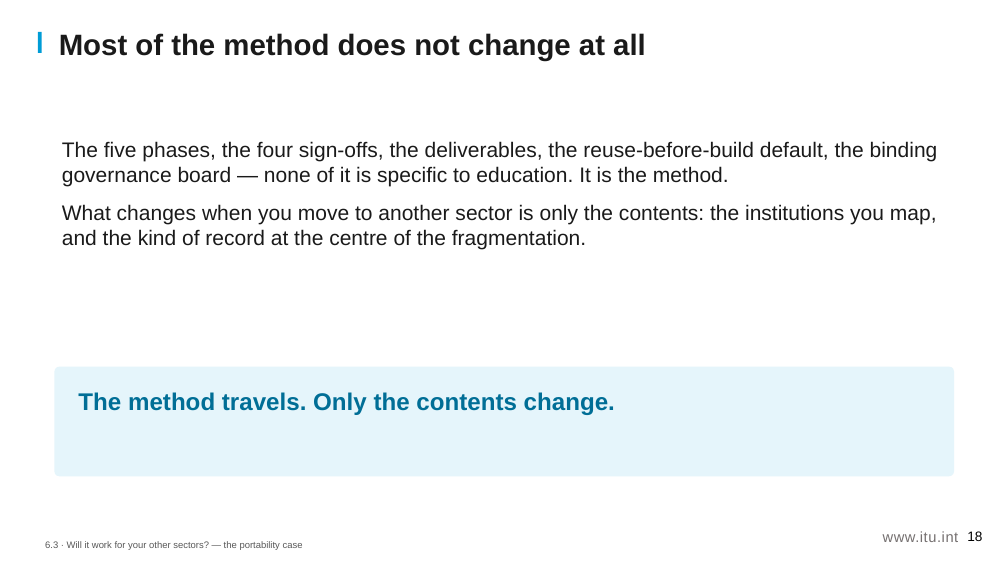
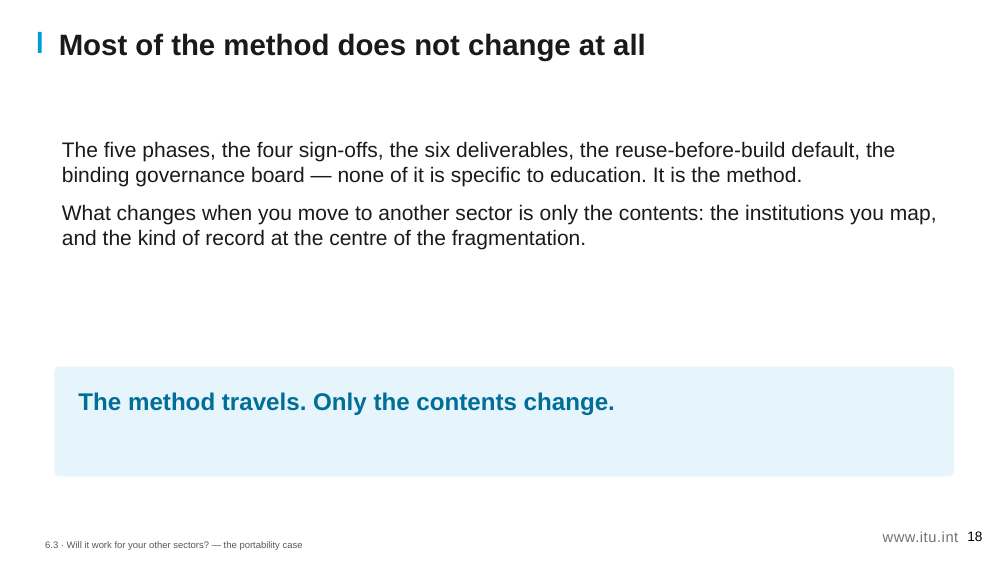
Before and after one commit to aarelaponin/geatdm-framework, a slide deck: slide 18 of 10-Knowledge-Products/KP1-GEA/videos/module_6/en/decks/KP1_M6_Deck_v0.1.pptx. Drawn at 1008x567 pixels with LibreOffice and Linux fonts; fonts in the diff are those of the drawing. Boxes give left, top, right and bottom in pixels: in the first picture for what was removed or moved away, otherwise in the second. Text is boxed around its words. In the diff, an @@ line names an element or a change of style, - is before the commit and + after.

```diff
--- a/10-Knowledge-Products/KP1-GEA/videos/module_6/en/decks/KP1_M6_Deck_v0.1.pptx
+++ b/10-Knowledge-Products/KP1-GEA/videos/module_6/en/decks/KP1_M6_Deck_v0.1.pptx
@@ text at box(62, 141, 895, 186): text changed @@
-The five phases, the four sign-offs, the deliverables, the reuse-before-build default, the binding governance board — none of it is specific to education. It is the method.
+The five phases, the four sign-offs, the six deliverables, the reuse-before-build default, the binding governance board — none of it is specific to education. It is the method.
```
Also in this commit, not shown: 5 other slides changed, 45 other files.
